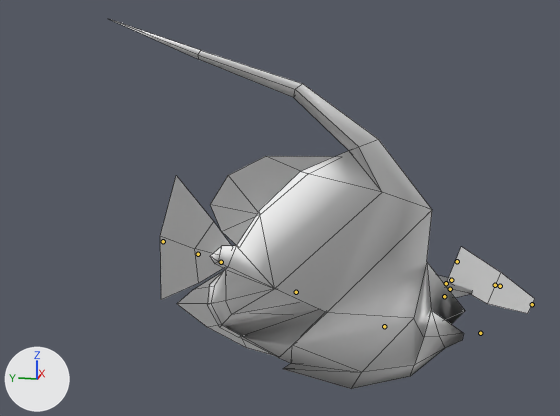
One commit to the FBX model Assets/!Fishes/exp_fish/black and white.fbx: the scene before it, then after it.
The view is the same before and after, from a camera (50 mm lens) standing at (-86.3, 80.0, 249.8) and looking at (111.7, 119.6, 200.3). Lighting does not change. The marker at lower left points along +X, +Y and +Z. Both versions are drawn at frame 21 of the action 'Take 001'; the numbers are the values there. The bones that bend it are drawn over the model as lines. Mesh edges are drawn as thin lines.
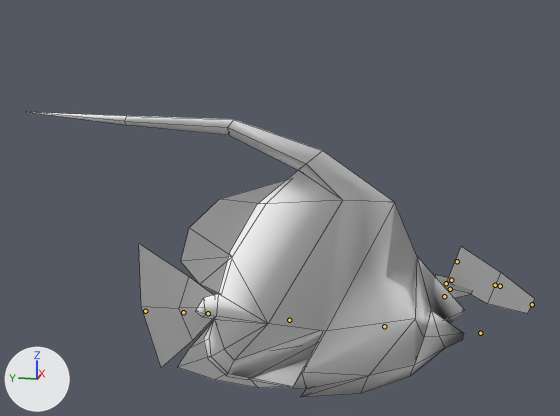
What differs and where, as boxes (x1, y1, x2, y2) in the pictures (560 x 416 px):
'Object040', posed (19% wider, 23% shorter): before (112, 20, 534, 389); after (31, 112, 534, 397)

The change in detail:
Bone 'Bone087' (bone_bone087) turns from (2, -7, 16) to (0, 0, 0) degrees about its own x, y and z.
